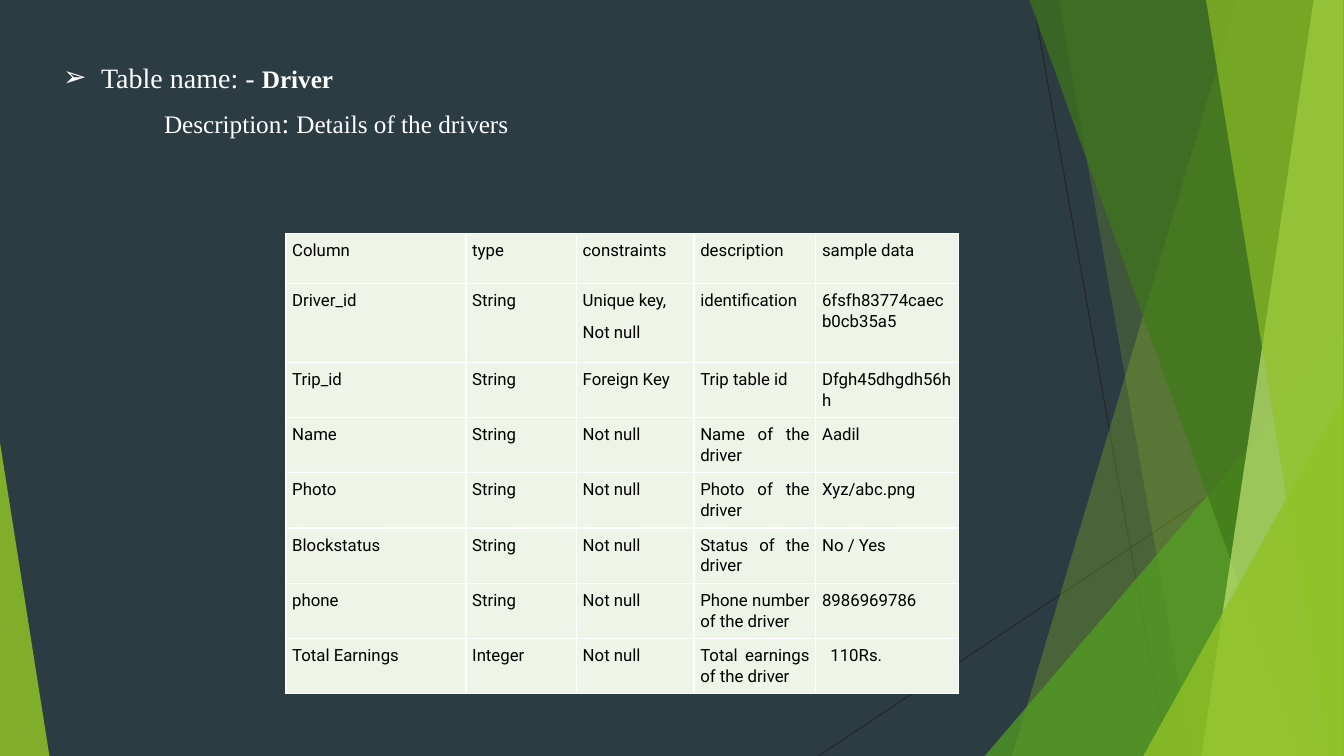
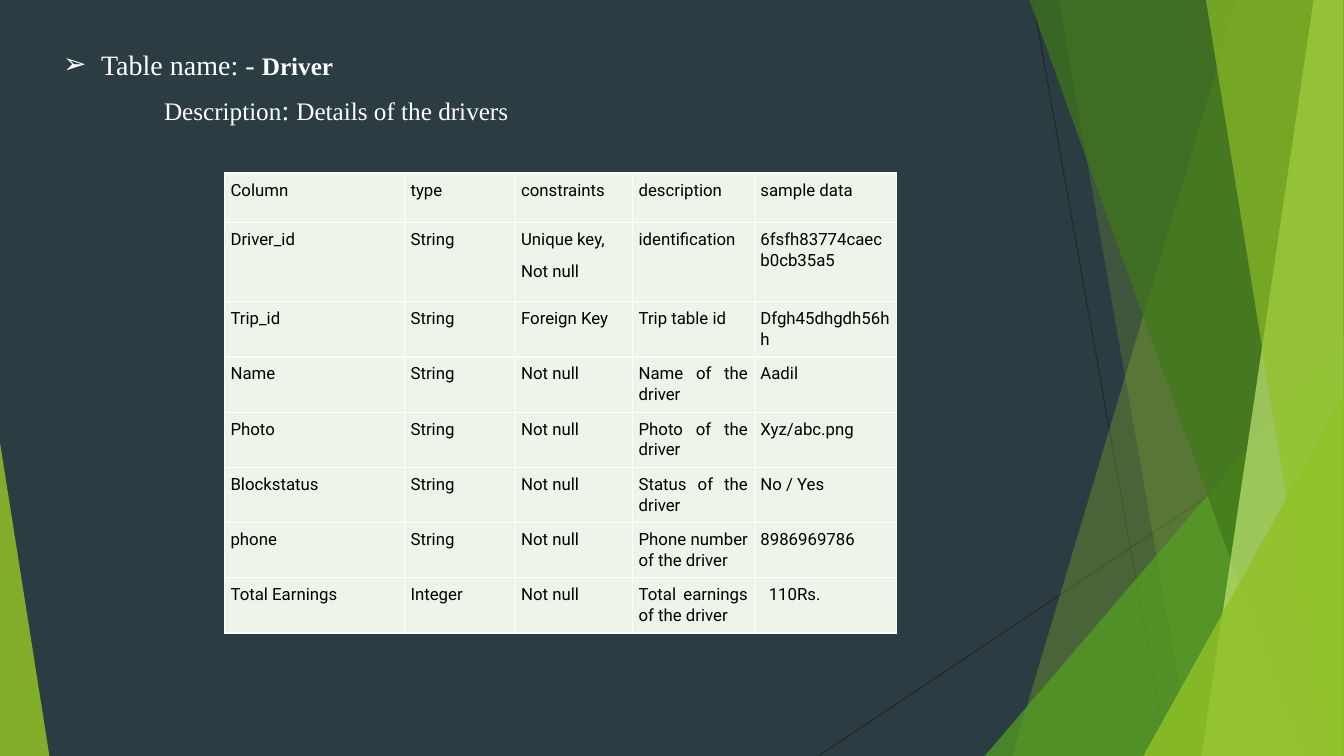
Before and after one commit to AmanPuthawala/UBERCLONE, a slide deck: slide 28 of materials/Uberclone.pptx (slide 24 before the commit). Drawn at 1344x756 pixels with LibreOffice and Linux fonts; fonts in the diff are those of the drawing. Boxes give left, top, right and bottom in pixels: in the first picture for what was removed or moved away, otherwise in the second. Text is boxed around its words. In the diff, an @@ line names an element or a change of style, - is before the commit and + after.

```diff
--- a/materials/Uberclone.pptx
+++ b/materials/Uberclone.pptx
@@ text "Table name: - Driver" moved from (x1=101, y1=68, x2=508, y2=139) to (x1=101, y1=55, x2=508, y2=126) @@
@@ table moved from (x1=286, y1=234, x2=960, y2=689) to (x1=225, y1=173, x2=898, y2=628) @@
```
Also in this commit, not shown: 15 other slides changed, 14 slides added, 10 slides removed.
